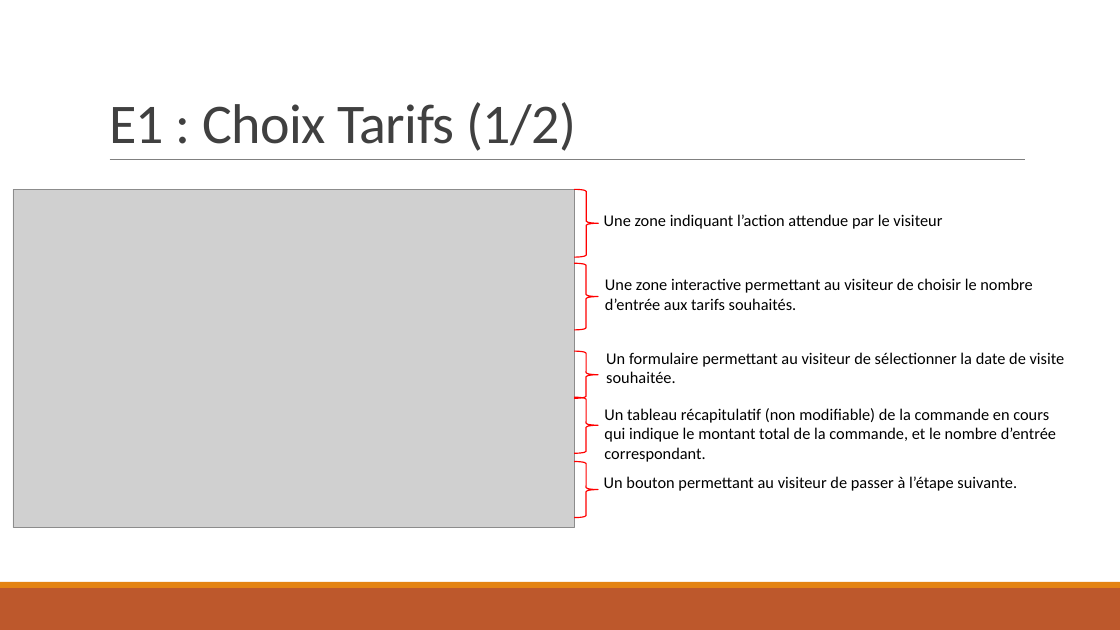
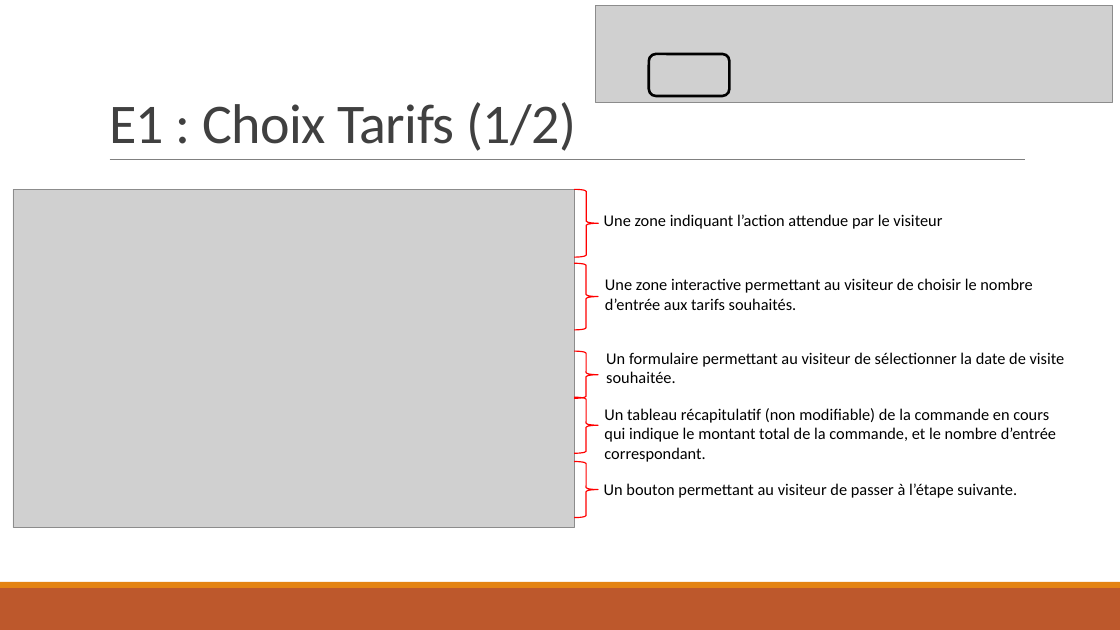
Before and after one commit to MarcoDec/Billets_Louvre, a slide deck: slide 3 of documentation/Livrables/Descriptif fonctionnel.pptx. Drawn at 1120x630 pixels with LibreOffice and Linux fonts; fonts in the diff are those of the drawing; grey boxes stand for pictures. Boxes give left, top, right and bottom in pixels: in the first picture for what was removed or moved away, otherwise in the second. Text is boxed around its words. In the diff, an @@ line names an element or a change of style, - is before the commit and + after.

```diff
--- a/documentation/Livrables/Descriptif fonctionnel.pptx
+++ b/documentation/Livrables/Descriptif fonctionnel.pptx
@@ picture added at (596,5,1113,102) @@
@@ rounded rectangle added at (649,54,729,96), outline #000000 2.25 pt @@
@@ text "Un bouton permettant au visiteur ...": place and size @@
-text "Un bouton permettant au visiteur ..." at (604,476,1017,491)
+text "Un bouton permettant au visiteur ..." at (604,483,1017,498)
```
Also in this commit, not shown: 1 other slide changed, 5 slides added, 1 other file.
